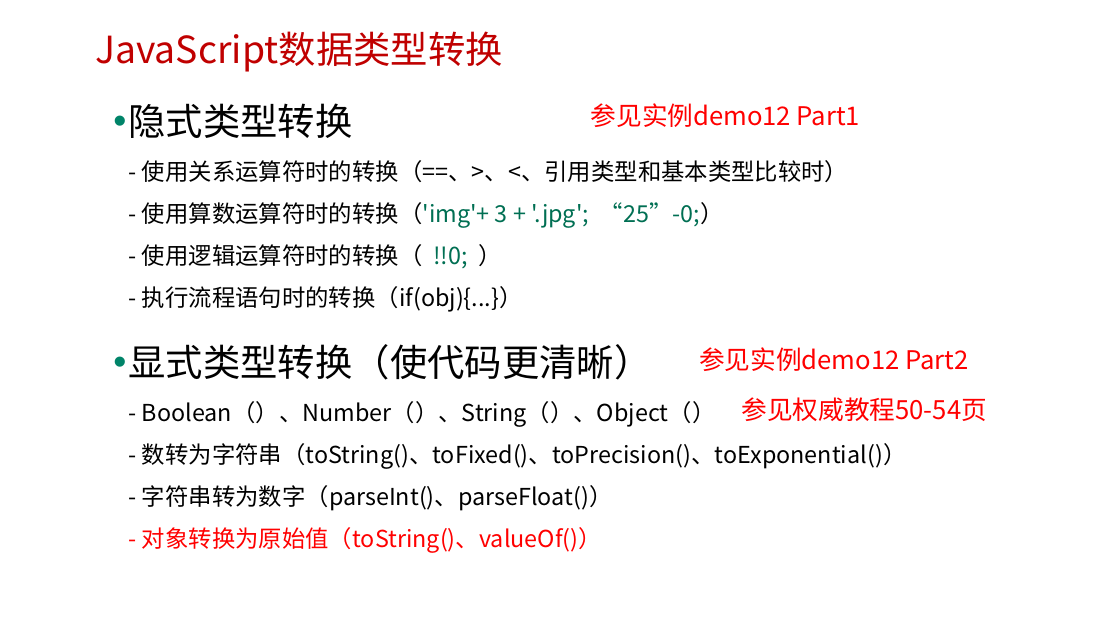
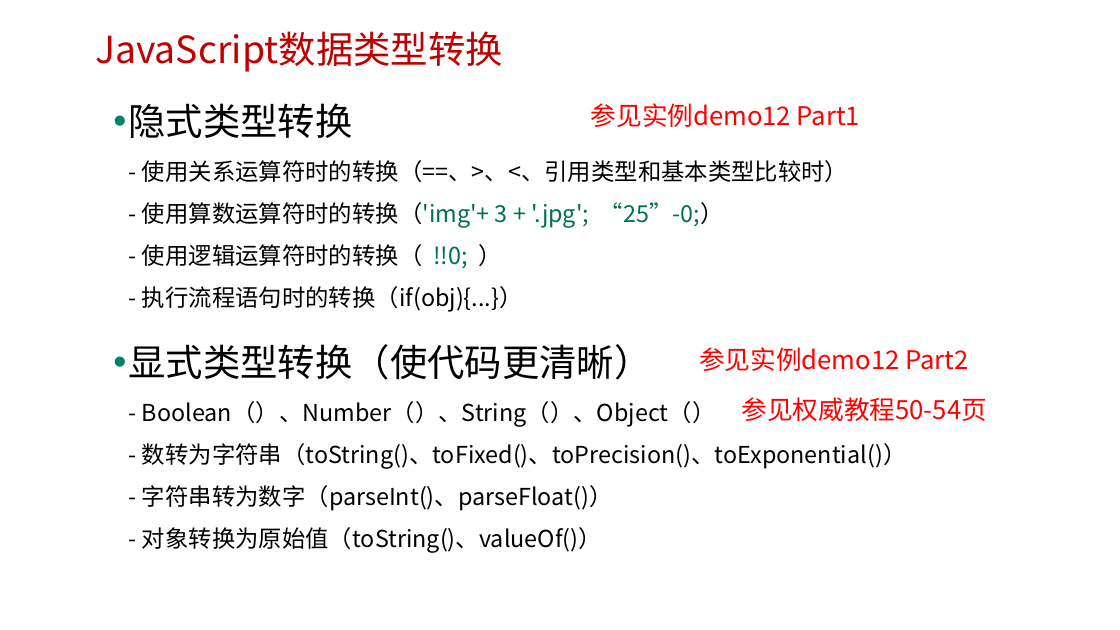
Before and after one commit to edu2act/course-javascript-advanced, a slide deck: slide 16 of 课程PPT/02.JavaScript数据类型、值与变量.pptx. Drawn at 1120x630 pixels with LibreOffice and Linux fonts; fonts in the diff are those of the drawing; background and template pictures are left out. Boxes give left, top, right and bottom in pixels: in the first picture for what was removed or moved away, otherwise in the second. Text is boxed around its words. In the diff, an @@ line names an element or a change of style, - is before the commit and + after.

```diff
--- a/课程PPT/02.JavaScript数据类型、值与变量.pptx
+++ b/课程PPT/02.JavaScript数据类型、值与变量.pptx
@@ text at (x1=129, y1=344, x2=906, y2=553): text colour #FF0000 to #000000 in "- 对象转换为原始值（toString()、valueOf()）" @@
```
Also in this commit, not shown: 1 other slide changed, 2 other files.
